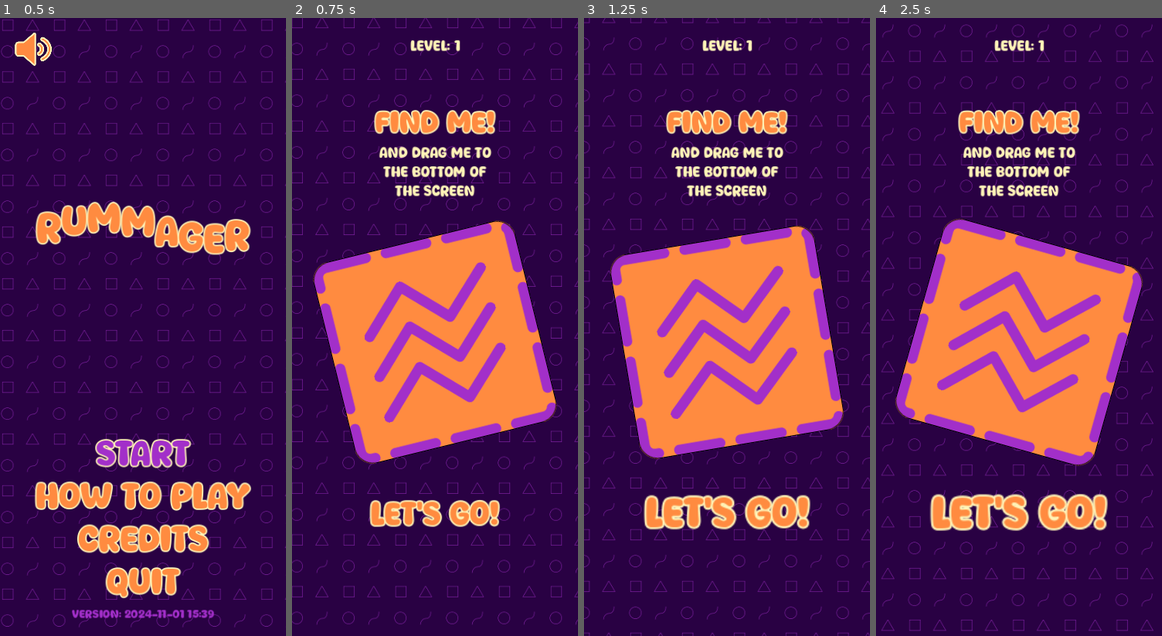
Above: before the commit, frames 1-4 (left to right).
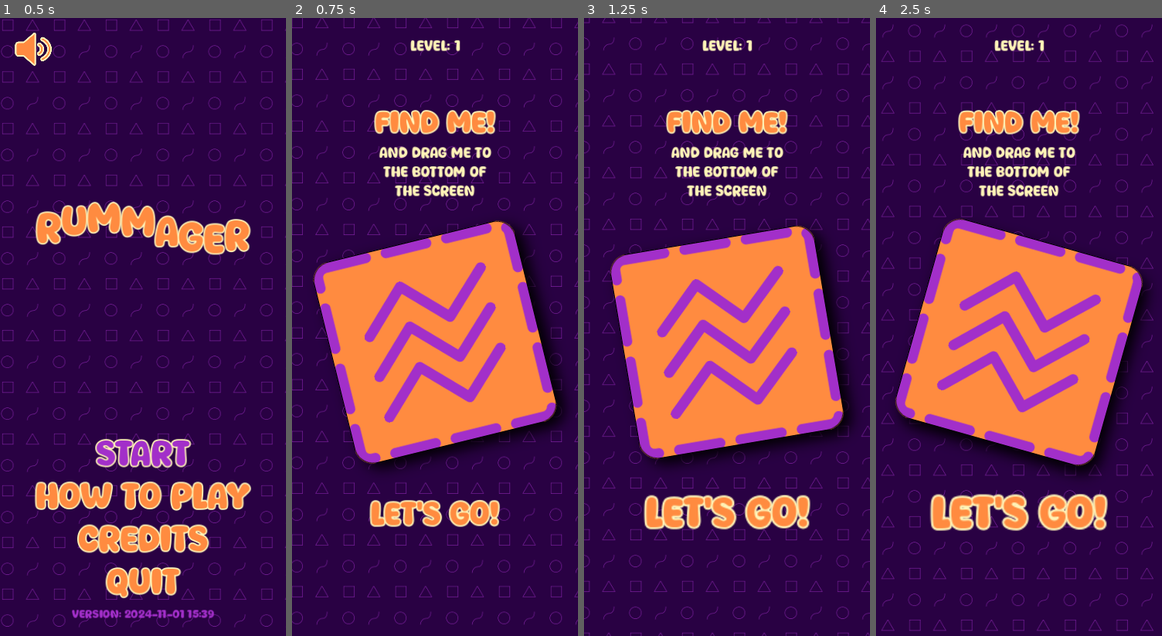
Above: after the commit, the same moments.

Repository: magopian/rummager
Game: Godot game, scene res://start_menu.tscn
Two runs of this game, one before a commit and one after it. Both use one fixed random seed, a clock stepped at 60 frames per second and the inputs below.
Inputs:
- Up to frame 1 (0.5 s): no input
- Up to frame 2 (0.75 s): click "START" at 0.5 s
- Up to frame 3 (1.25 s): no input
- Up to frame 4 (2.5 s): click "Let's go!" at 1.25 s; click "Shuffle" at 2 s

Frame 1 is identical in both runs. In frame 2, 2.1% of the frame differs, in the area x 26-96%, y 33-74%; in frame 3, 2.0%; in frame 4, 2.1%, in the area x 8-97%, y 42-75%.

Commit message:
Add a card drop shadow

Diff:
--- a/card.tscn
+++ b/card.tscn
@@ -1,7 +1,8 @@
-[gd_scene load_steps=5 format=3 uid="uid://brofk6oqxlvu6"]
+[gd_scene load_steps=6 format=3 uid="uid://brofk6oqxlvu6"]
 
 [ext_resource type="Script" path="res://card.gd" id="1_00shj"]
 [ext_resource type="Texture2D" uid="uid://dgih8trwrav0f" path="res://assets/card_background_sprite.png" id="2_rr0sm"]
+[ext_resource type="Texture2D" uid="uid://whm181ryabkk" path="res://assets/card_background_shadow_sprite.png" id="2_s53wd"]
 [ext_resource type="Texture2D" uid="uid://c14iofacbne7e" path="res://assets/card_background_over_sprite.png" id="3_5ebab"]
 
 [sub_resource type="RectangleShape2D" id="RectangleShape2D_tlpa3"]
@@ -21,6 +22,10 @@
 unique_name_in_owner = true
 rect = Rect2(-150, -150, 300, 300)
 
+[node name="BackgroundShadow" type="Sprite2D" parent="."]
+texture = ExtResource("2_s53wd")
+offset = Vector2(10, 10)
+
 [node name="Background" type="Sprite2D" parent="."]
 unique_name_in_owner = true
 texture = ExtResource("2_rr0sm")
Binary file added: assets/card_background_shadow_sprite.png
Not shown, added: assets/card_background_shadow_sprite.png.import
